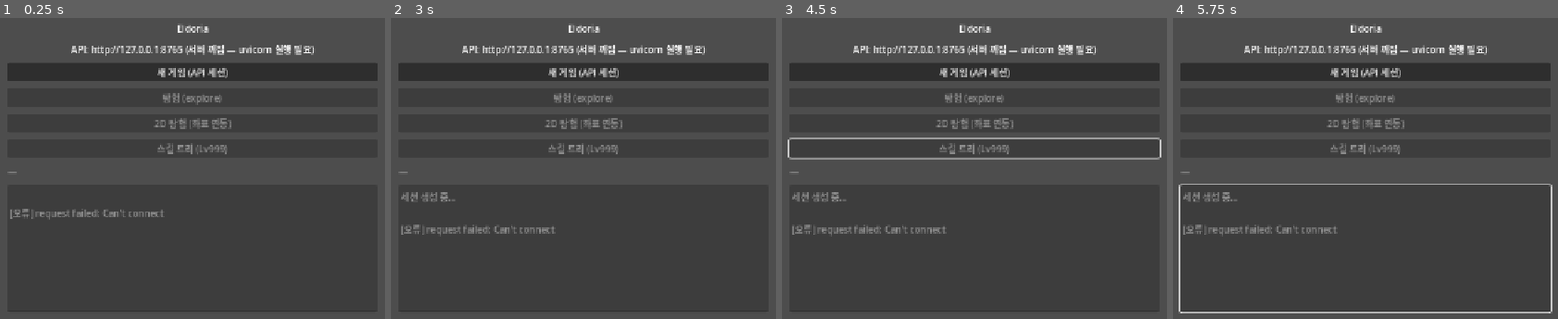
Above: before the commit, frames 1-4 (left to right).
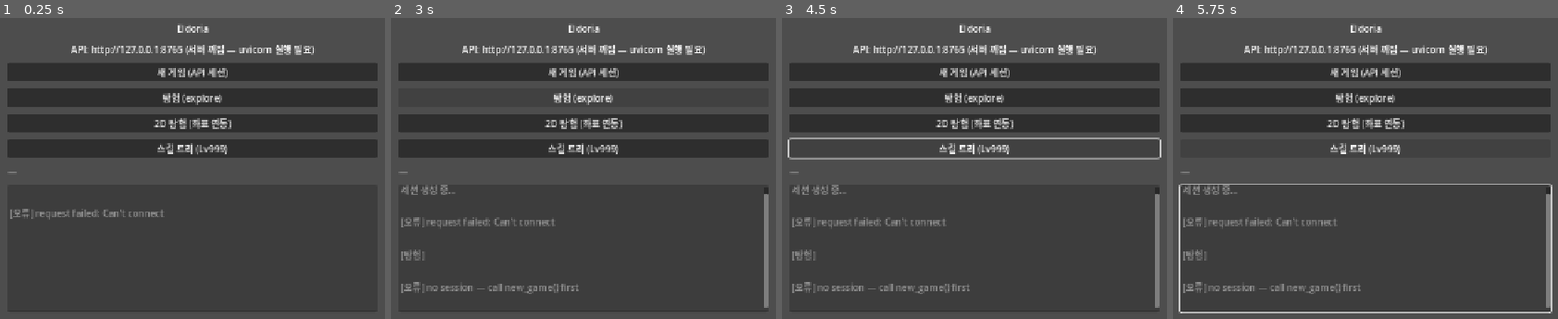
Above: after the commit, the same moments.

Repository: weed97/test1
Game: Godot game, scene res://scenes/main_menu.tscn
Two runs of this game, one before a commit and one after it. Both use one fixed random seed, a clock stepped at 60 frames per second and the inputs below.
Inputs (mouse positions are in pixels of both pictures, inside the frame that each line leads up to):
- Up to frame 1 (0.25 s): no input
- Up to frame 2 (3 s): click (583, 123) at 0.5 s, where only the run after the commit has a clickable "2D 탐험 (좌표 연동)"; click "새 게임 (API 세션)" at 1.25 s; click "새 게임 (API 세션)" at 2 s; click (583, 96) at 2.75 s, where only the run after the commit has a clickable "탐험 (explore)"
- Up to frame 3 (4.5 s): click (974, 147) at 3.5 s, where only the run after the commit has a clickable "스킬 트리 (Lv999)"; tap Enter at 4.25 s; hold Right (ui_right) from 4.28 s (still down)
- Up to frame 4 (5.75 s): tap Space at 5 s; release Right (ui_right) at 5.03 s; hold Down (ui_down) from 5.03 s (still down)

The runs differ from the first frame. In frame 1, 0.7% of the frame differs, in the area x 40-61%, y 24-46%; in frame 2, 3.2%; in frame 3, 3.2%, in the area x 2-99%, y 24-97%; in frame 4, 3.2%.

Commit message:
Fix remaining systemic errors: RNG persistence, Godot, session restore
- Unify ecology_rng/persist across field_agents and parallel_beat paths
- Seed ecology RNG from meta.rng_seed; persist rng_state after every tick
- SessionStore saves/restores rng_seed on create/reload
- init_heroes_from_party merges catalog sync with legacy starters (no overwrite)
- Legacy progression skills tagged combat_pipeline=legacy
- agent_mind: fail loud on sovereign/catalog preview errors instead of silent fallback
- Godot: Camera2D, player/wall collision, main_menu button recovery on API error
- Tests: seeded world_conflicts/coupling ticks, API turn/position contract, ecology RNG

Co-authored-by: weed97 <weed97@users.noreply.github.com>

Diff:
--- a/fantasy_simulator/client/godot/scenes/exploration.gd
+++ b/fantasy_simulator/client/godot/scenes/exploration.gd
@@ -9,6 +9,8 @@
 
 func _ready() -> void:
 	add_to_group("exploration_root")
+	_setup_collision()
+	_setup_camera()
 	if ApiClient.session_id.is_empty():
 		get_tree().change_scene_to_file("res://scenes/main_menu.tscn")
 		return
@@ -24,6 +26,29 @@
 		ApiClient.sim_tile.y,
 		ApiClient.sim_facing,
 	)
+
+
+func _setup_camera() -> void:
+	if _player.get_node_or_null("Camera2D") == null:
+		var cam := Camera2D.new()
+		cam.name = "Camera2D"
+		_player.add_child(cam)
+
+
+func _setup_collision() -> void:
+	var player_shape := RectangleShape2D.new()
+	player_shape.size = Vector2(14, 14)
+	_player.get_node("CollisionShape2D").shape = player_shape
+	var wall_w := RectangleShape2D.new()
+	wall_w.size = Vector2(1280, 16)
+	var wall_h := RectangleShape2D.new()
+	wall_h.size = Vector2(16, 720)
+	$Bounds/WallTop.shape = wall_w
+	$Bounds/WallBottom.shape = wall_w
+	if $Bounds.has_node("WallLeft"):
+		$Bounds/WallLeft.shape = wall_h
+	if $Bounds.has_node("WallRight"):
+		$Bounds/WallRight.shape = wall_h
 
 
 func on_map_changed(_payload: Dictionary) -> void:
--- a/fantasy_simulator/client/godot/scenes/main_menu.gd
+++ b/fantasy_simulator/client/godot/scenes/main_menu.gd
@@ -19,10 +19,13 @@
 
 func _on_new_game_pressed() -> void:
 	$VBox/ExploreButton.disabled = true
+	$VBox/Explore2DButton.disabled = true
 	$VBox/SkillTreeButton.disabled = true
 	$VBox/Narrative.clear()
 	$VBox/Narrative.text = "세션 생성 중…\n"
 	await ApiClient.new_game(42, "precision")
+	if ApiClient.session_id.is_empty():
+		_enable_play_buttons()
 
 
 func _on_explore_pressed() -> void:
@@ -64,3 +67,10 @@
 func _on_api_error(message: String) -> void:
 	$VBox/Narrative.text += "\n[오류] %s\n" % message
 	push_warning("API: %s" % message)
+	_enable_play_buttons()
+
+
+func _enable_play_buttons() -> void:
+	$VBox/ExploreButton.disabled = false
+	$VBox/Explore2DButton.disabled = false
+	$VBox/SkillTreeButton.disabled = false
Not shown, changed: fantasy_simulator/api/session_store.py
Not shown, changed: fantasy_simulator/tests/test_api_server.py
Not shown, changed: fantasy_simulator/tests/test_civilization_coupling.py
Not shown, added: fantasy_simulator/tests/test_ecology_rng.py
Not shown, changed: fantasy_simulator/tests/test_world_conflicts.py
Not shown, changed: fantasy_simulator/utils/agent_mind.py
Not shown, changed: fantasy_simulator/utils/ecology_objects.py
Not shown, changed: fantasy_simulator/utils/field_agents.py
Not shown, changed: fantasy_simulator/utils/parallel_beat.py
Not shown, changed: fantasy_simulator/utils/progression.py
